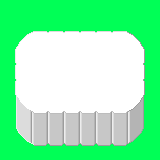
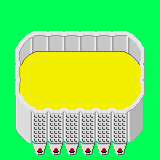
Layered file, before and after one edit (160x160). Changes by layer:
added layer "Deko" above "draft" over (34, 114, 126, 153)
painted on "draft" over (16, 31, 144, 155)
added layer "Platform" above "Hintergrund" over (19, 35, 141, 110)
